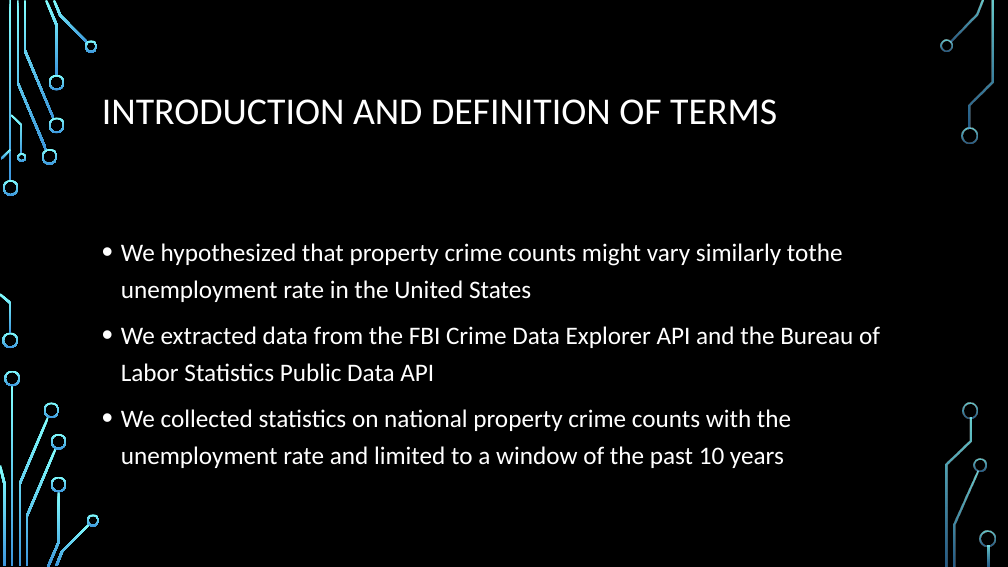
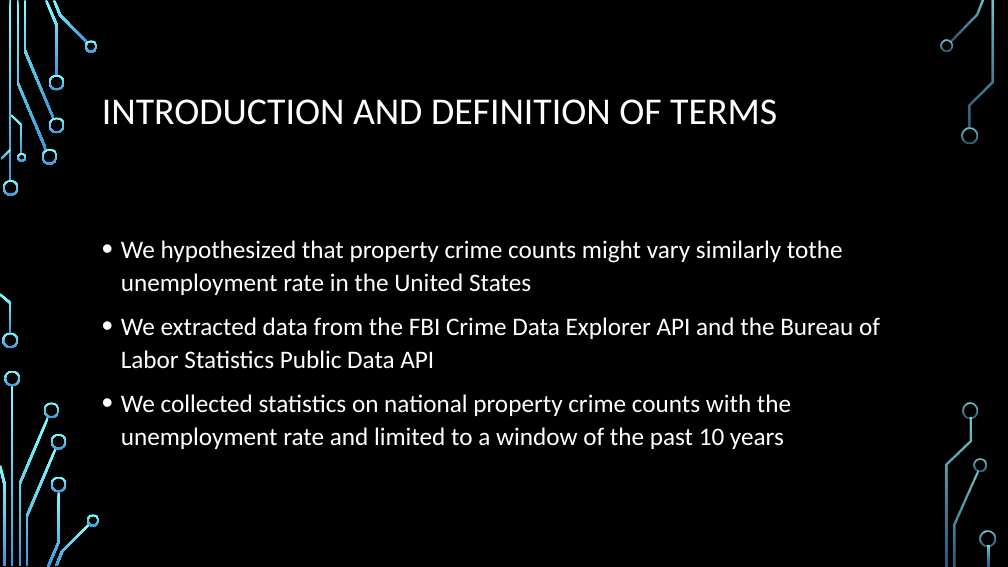
Before and after one commit to HeatherLD/API-Project, a slide deck: slide 2 of API project presentation.pptx. Drawn at 1008x567 pixels with LibreOffice and Linux fonts; fonts in the diff are those of the drawing; background and template pictures are left out. Boxes give left, top, right and bottom in pixels: in the first picture for what was removed or moved away, otherwise in the second. Text is boxed around its words. In the diff, an @@ line names an element or a change of style, - is before the commit and + after.

```diff
--- a/API project presentation.pptx
+++ b/API project presentation.pptx
@@ text "We hypothesized that property crime ..." at (121,240,880,449): line spacing 1.2 to 1.1 @@
```
Also in this commit, not shown: 1 other slide changed.
